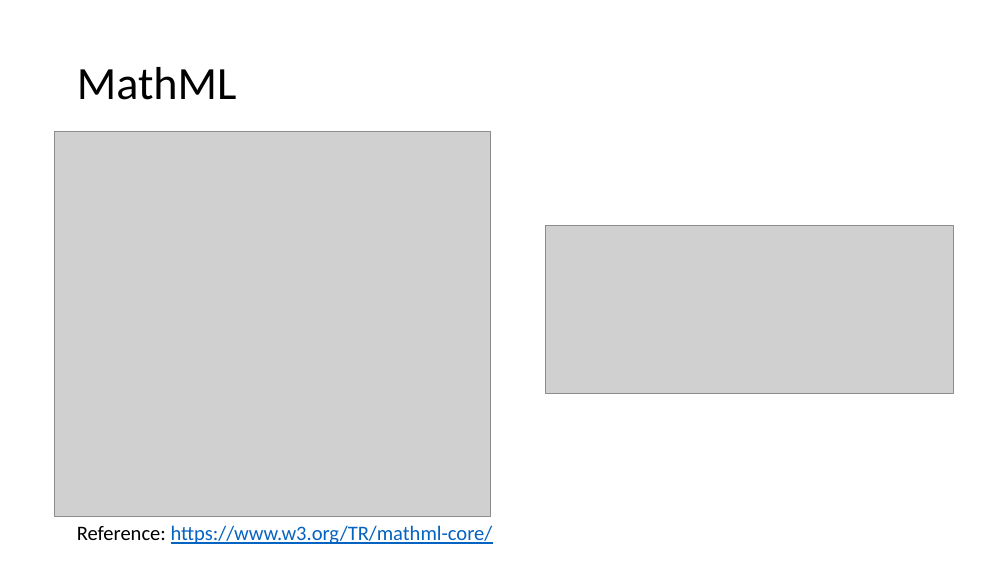
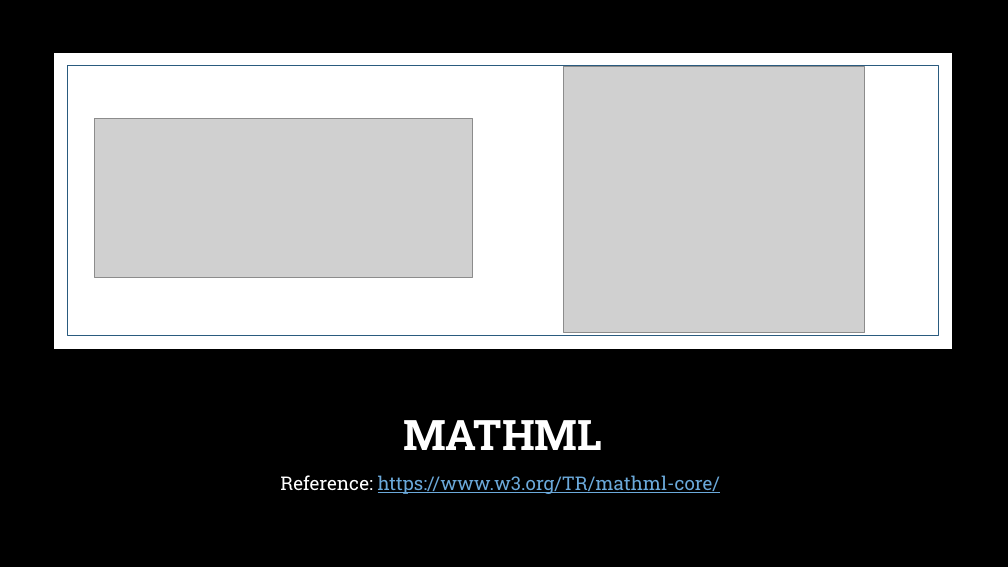
Before and after one commit to pure0022/math-IR-ARQMath-CompuBERT, a slide deck: slide 12 of Math Information Retrieval.pptx (slide 13 before the commit). Drawn at 1008x567 pixels with LibreOffice and Linux fonts; fonts in the diff are those of the drawing; grey boxes stand for pictures; background and template pictures are left out. Boxes give left, top, right and bottom in pixels: in the first picture for what was removed or moved away, otherwise in the second. Text is boxed around its words. In the diff, an @@ line names an element or a change of style, - is before the commit and + after.

```diff
--- a/Math Information Retrieval.pptx
+++ b/Math Information Retrieval.pptx
@@ background #FFFFFF to picture (left out) @@
@@ rectangle added at bbox=[62, 60, 944, 341], fill #FFFFFF, outline #FFFFFF 15 pt @@
@@ rectangle added at bbox=[68, 66, 938, 336], outline #2A5B7F 1 pt @@
@@ picture: place and size @@
-picture at bbox=[54, 132, 491, 516]
+picture at bbox=[563, 67, 864, 333]
@@ picture: place and size @@
-picture at bbox=[546, 225, 954, 393]
+picture at bbox=[94, 118, 473, 277]
@@ title "MATHML" at bbox=[403, 420, 602, 450]: vertical alignment middle to bottom @@
@@ title at bbox=[403, 420, 602, 450]: text changed; size 44 to 40 pt; font Calibri to Roboto Slab; text colour #000000 to #FFFFFF; bold on @@
-MathML
+MATHML
@@ text "Reference: https://www.w3.org/TR/mathml-core/": place and size @@
-text "Reference: https://www.w3.org/TR/mathml-core/" at bbox=[77, 525, 493, 544]
+text "Reference: https://www.w3.org/TR/mathml-core/" at bbox=[280, 475, 720, 494]
@@ text "Reference: https://www.w3.org/TR/mathml-core/" at bbox=[280, 475, 720, 494]: size 19.6 to 18 pt, font Calibri to Roboto Slab; text colour #000000 to #FFFFFF in "Reference:"; text colour #0563C1 to #6BA9DA in "https://www.w3.org/TR/mathml-core/"; alignment left to centre; line spacing 0.7 to 1.2 @@
```
Also in this commit, not shown: 17 other slides changed, 4 slides added, 1 slide removed, 3 other files.
